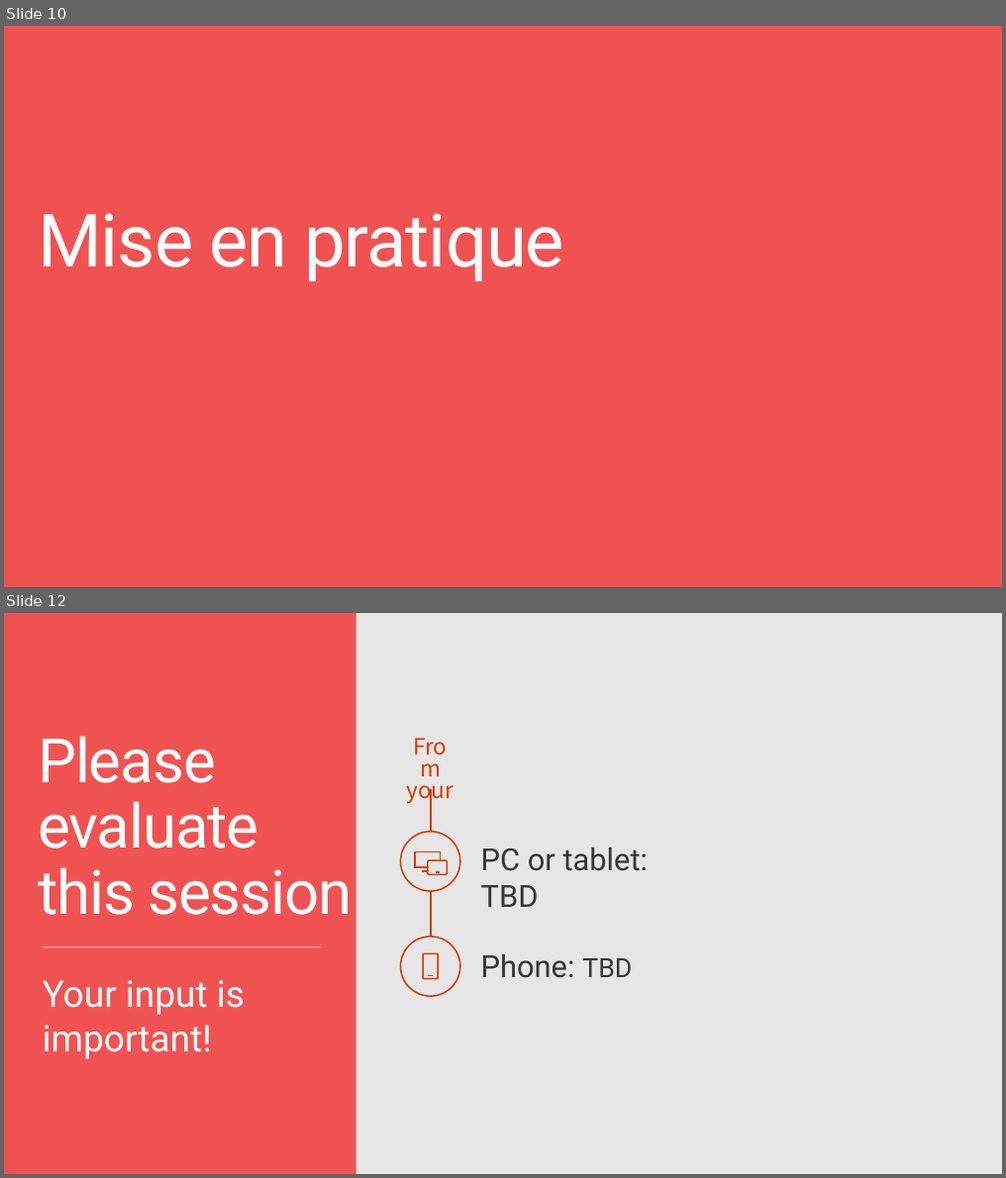
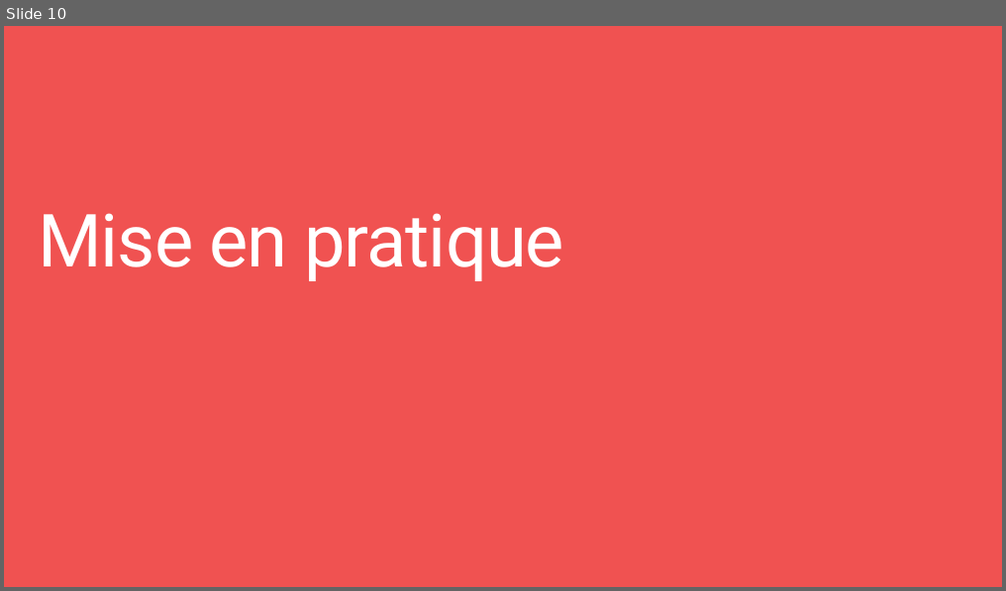
Before and after one commit to azugfr/RedShirtTour-MSGraphAPI-Lab_JS, a slide deck: RedShirtParis2018-HOL-Graph API.PPTX. Shown one above the other, each under a label of ours: slides 10 and 12 before the commit, slide 10 after it; the slides between them are not shown. The pictures are 1006x1178 and 1006x591 pixels, drawn with LibreOffice and Linux fonts; fonts in the diff are those of the drawing; background and template pictures are left out. Boxes give left, top, right and bottom in pixels: in the first picture for what was removed or moved away, otherwise in the second. Text is boxed around its words. In the diff, an @@ line names an element or a change of style, - is before the commit and + after.

Commit message:
Add files via upload
Mise à jour du support de présentation tel que présenté en session (sans mdp et login)

```diff
--- a/RedShirtParis2018-HOL-Graph API.PPTX
+++ b/RedShirtParis2018-HOL-Graph API.PPTX
@@ slide 12 removed at box(4, 613, 1002, 1174), background #E6E6E6 @@
@@ rectangle removed at box(4, 613, 356, 1174) @@
@@ title removed at box(38, 736, 351, 915) @@
-Please evaluate
-this session
@@ text removed at box(407, 775, 454, 804) @@
-From
-your
@@ line removed from (431, 789) to (431, 981) @@
@@ ellipse removed at box(400, 832, 459, 891) @@
@@ text removed at box(481, 848, 648, 907) @@
-PC or tablet:
-TBD
@@ freeform shape removed at box(415, 853, 440, 871) @@
@@ freeform shape removed at box(428, 861, 447, 874) @@
@@ ellipse removed at box(400, 937, 459, 996) @@
@@ line removed from (43, 948) to (321, 948) @@
@@ freeform shape removed at box(423, 955, 438, 979) @@
@@ text removed at box(481, 955, 632, 978) @@
-Phone: TBD
@@ text removed at box(43, 980, 245, 1059) @@
-Your input is important!
```
Also in this commit, not shown: 1 slide added, 1 other slide removed.
